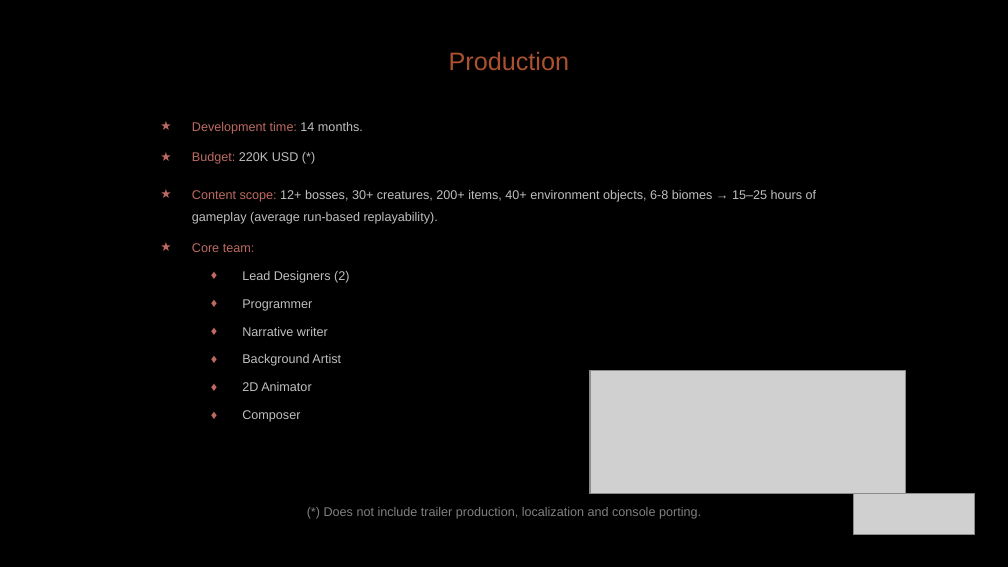
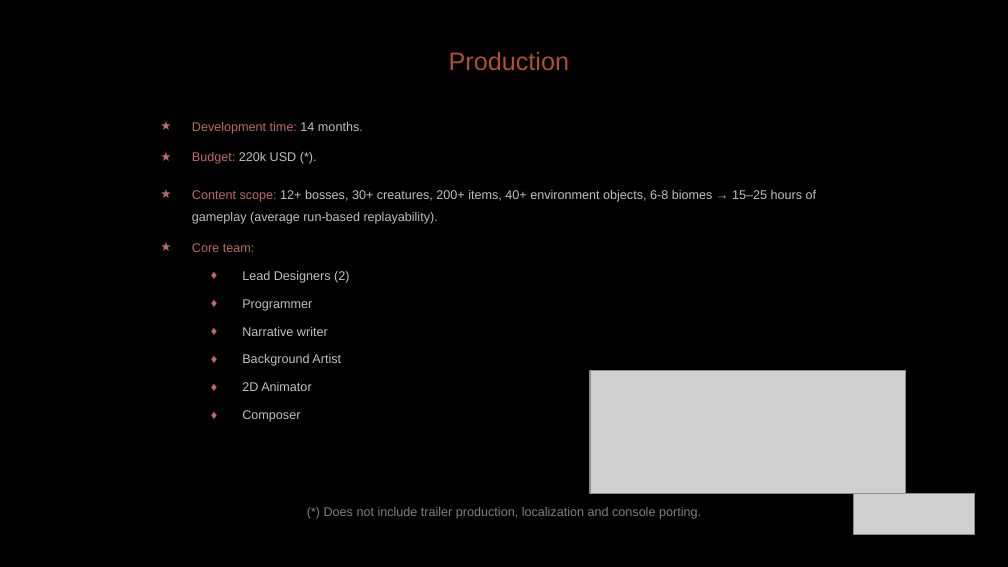
Before and after one commit to diegohcanepa/Remizione, a slide deck: slide 18 of Pitch Deck.pptx. Drawn at 1008x567 pixels with LibreOffice and Linux fonts; fonts in the diff are those of the drawing; grey boxes stand for pictures; background and template pictures are left out. Boxes give left, top, right and bottom in pixels: in the first picture for what was removed or moved away, otherwise in the second. Text is boxed around its words. In the diff, an @@ line names an element or a change of style, - is before the commit and + after.

```diff
--- a/Pitch Deck.pptx
+++ b/Pitch Deck.pptx
@@ subtitle at bbox=[192, 152, 297, 164]: text changed @@
-★ Budget: 220K USD (*)
+★ Budget: 220k USD (*).
```
Also in this commit, not shown: 40 other files.
